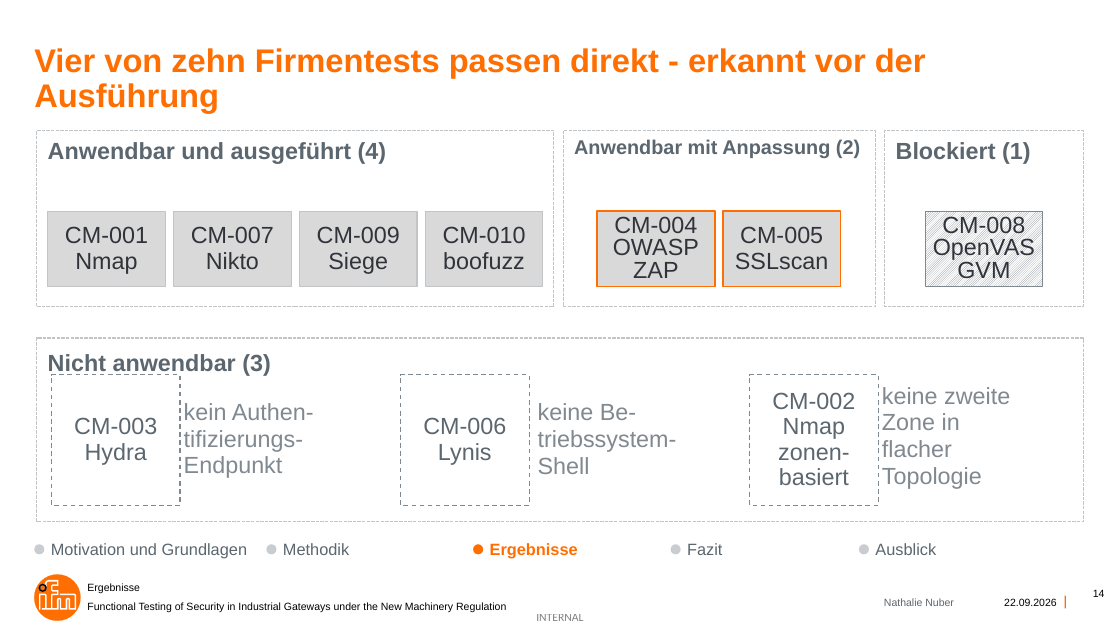
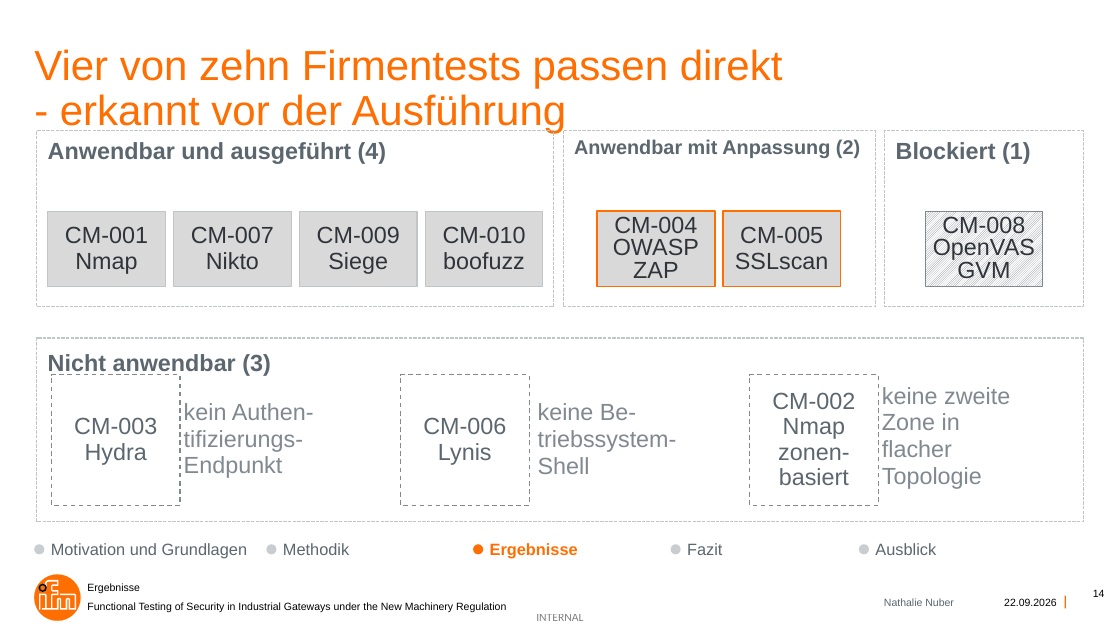
Before and after one commit to nathalienr/Bachelorarbeit, a slide deck: slide 14 of Functional Testing of Security in Industrial Gateways under the New Machinery Regulation.pptx. Drawn at 1120x630 pixels with LibreOffice and Linux fonts; fonts in the diff are those of the drawing; background and template pictures are left out. Boxes give left, top, right and bottom in pixels: in the first picture for what was removed or moved away, otherwise in the second. Text is boxed around its words. In the diff, an @@ line names an element or a change of style, - is before the commit and + after.

```diff
--- a/Functional Testing of Security in Industrial Gateways under the New Machinery Regulation.pptx
+++ b/Functional Testing of Security in Industrial Gateways under the New Machinery Regulation.pptx
@@ title "Vier von zehn Firmentests passen ..." at [34, 49, 783, 134]: size 28 to 36 pt, bold off @@
```
Also in this commit, not shown: 11 other slides changed, 14 other files.
